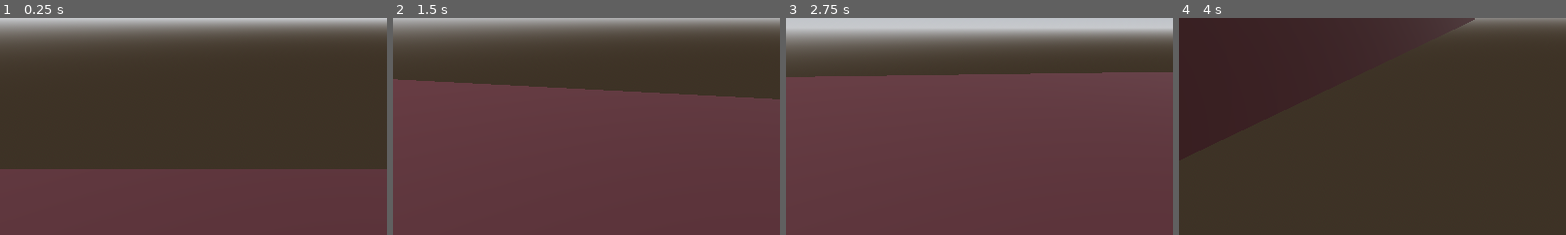
Above: before the commit, frames 1-4 (left to right).
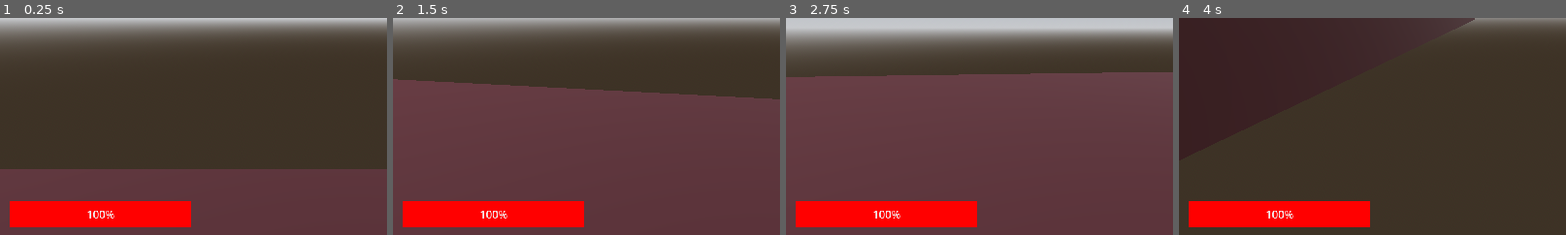
Above: after the commit, the same moments.

Repository: ROD-MS/project-colt
Game: Godot game, scene res://scenes/main.tscn
Two runs of this game, one before a commit and one after it. Both use one fixed random seed, a clock stepped at 60 frames per second and the inputs below.
Inputs (mouse positions are % of the whole screen's width and height, from its top left):
- Up to frame 1 (0.25 s): no input
- Up to frame 2 (1.5 s): move the mouse to (55, 50) at 0.52 s; press the mouse at (55, 50) at 0.53 s; hold D (right) 0.53-1.28 s; tap Space (jump) at 0.77 s; move the mouse to (45, 50) at 1.27 s; release the mouse at (45, 50) at 1.28 s; hold S (back) from 1.28 s (still down); tap W (foward) at 1.35 s
- Up to frame 3 (2.75 s): tap Space (jump) at 1.52 s; move the mouse to (52, 48) at 2.02 s; release S (back) at 2.03 s; hold D (right) from 2.03 s (still down); hold Shift (sprint) from 2.03 s (still down)
- Up to frame 4 (4 s): move the mouse to (49, 52) at 2.77 s; release Shift (sprint) at 2.78 s; click (49, 52) at 2.85 s; tap Space (jump) at 3.02, 3.77 s; move the mouse to (57, 51) at 3.52 s; release D (right) at 3.53 s; hold A (left) from 3.53 s (still down); tap W (foward) at 3.6 s
The pictures show only the part of the screen within x 0-50%, y 50-100%; the shares and areas given below are measured in that part.

The runs differ from the first frame. In frame 1, 5.6% of the frame differs, in the area x 2-50%, y 84-97%; in frame 2, 5.6%; in frame 3, 5.6%; in frame 4, 5.6%.

Commit message:
alterando colisao player e add barra de vida visual

Diff:
--- a/scenes/characters/player.tscn
+++ b/scenes/characters/player.tscn
@@ -10,23 +10,50 @@
 [ext_resource type="PackedScene" uid="uid://dqjaymeneqyya" path="res://scenes/components/health_component.tscn" id="7_2k4s4"]
 [ext_resource type="PackedScene" uid="uid://db4rodg7exgwx" path="res://scenes/components/hitbox_component.tscn" id="8_4uges"]
 
+[sub_resource type="StyleBoxFlat" id="StyleBoxFlat_x3co7"]
+bg_color = Color(1, 0, 0, 1)
+
 [sub_resource type="CapsuleShape3D" id="CapsuleShape3D_8cjer"]
 radius = 0.3
 height = 1.5
 
 [sub_resource type="CapsuleShape3D" id="CapsuleShape3D_vtj0f"]
-radius = 0.3
+radius = 0.2
 height = 1.5
 
 [node name="player" type="CharacterBody3D" node_paths=PackedStringArray("state_machine")]
 script = ExtResource("1_8t64c")
 state_machine = NodePath("StateMachine")
 
+[node name="HUD" type="CanvasLayer" parent="."]
+
+[node name="ReferenceRect" type="ReferenceRect" parent="HUD"]
+anchors_preset = 15
+anchor_right = 1.0
+anchor_bottom = 1.0
+grow_horizontal = 2
+grow_vertical = 2
+
+[node name="ProgressBar" type="ProgressBar" parent="HUD/ReferenceRect"]
+layout_mode = 1
+anchors_preset = 12
+anchor_top = 1.0
+anchor_right = 1.0
+anchor_bottom = 1.0
+offset_left = 15.0
+offset_top = -52.0
+offset_right = -868.0
+offset_bottom = -13.0
+grow_horizontal = 2
+grow_vertical = 0
+theme_override_styles/fill = SubResource("StyleBoxFlat_x3co7")
+
 [node name="ShotComponent" parent="." node_paths=PackedStringArray("aim") instance=ExtResource("2_pdqo4")]
 aim = NodePath("../head/RayCast3D")
 
-[node name="HealthComponent" parent="." instance=ExtResource("7_2k4s4")]
+[node name="HealthComponent" parent="." node_paths=PackedStringArray("health_bar") instance=ExtResource("7_2k4s4")]
 MAX_HEALTH = 50
+health_bar = NodePath("../HUD/ReferenceRect/ProgressBar")
 
 [node name="HitboxComponent" parent="." node_paths=PackedStringArray("health_component") instance=ExtResource("8_4uges")]
 health_component = NodePath("../HealthComponent")
--- a/scripts/components/health_component.gd
+++ b/scripts/components/health_component.gd
@@ -3,13 +3,19 @@
 class_name HealthComponent
 
 @export var MAX_HEALTH: int = 10
+@export var health_bar: ProgressBar
 var health: float
 
 func _ready():
 	health = MAX_HEALTH
+	if health_bar:
+		health_bar.max_value = MAX_HEALTH
+		health_bar.value = health
 
 func damage(attack: Attack):
 	health -= attack.damage
+	if health_bar and health >= 0:
+		health_bar.value = health
 	print (health)
 
 	if health <= 0:
Not shown: 1 places in scenes/characters/player.tscn that only renumber resources
